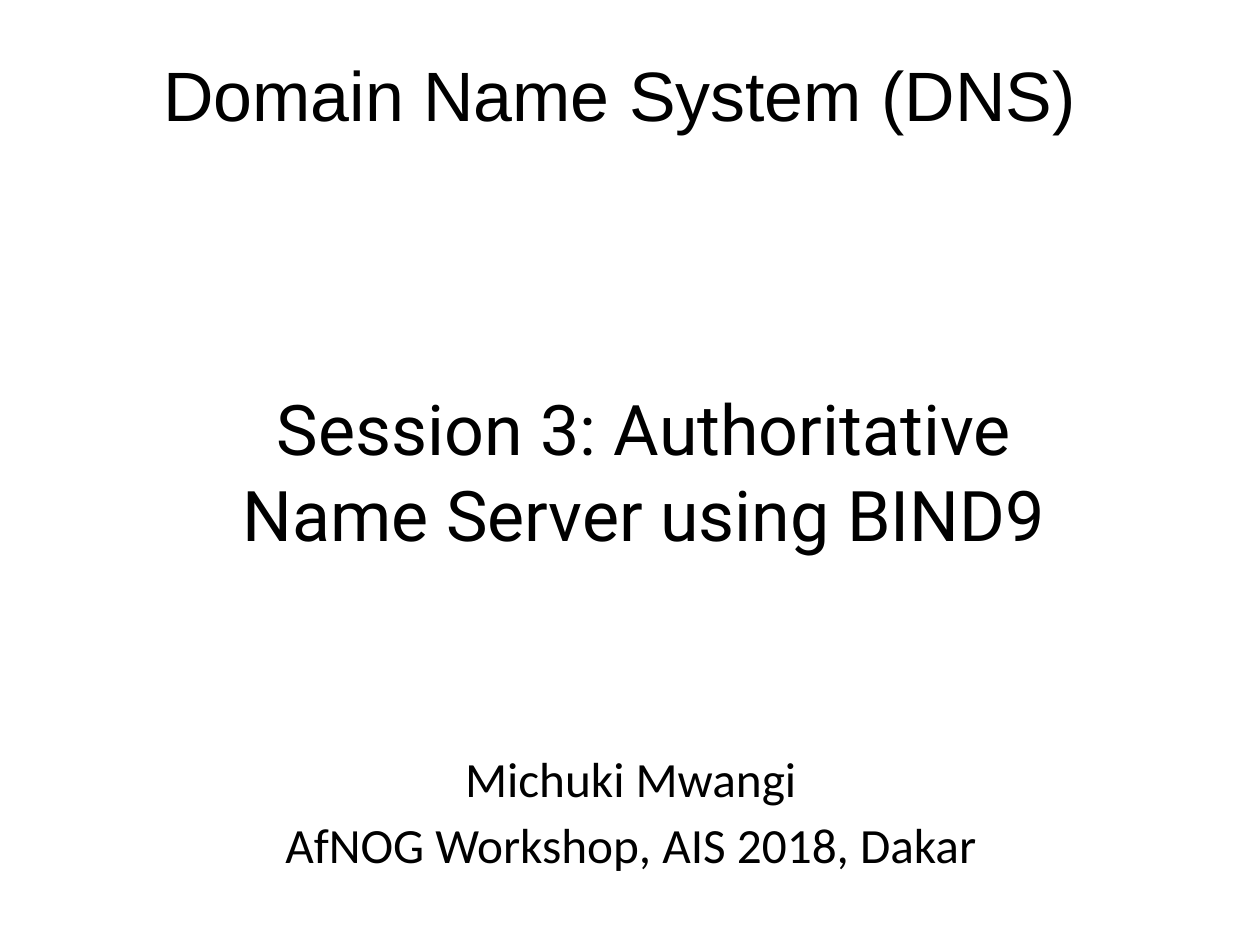
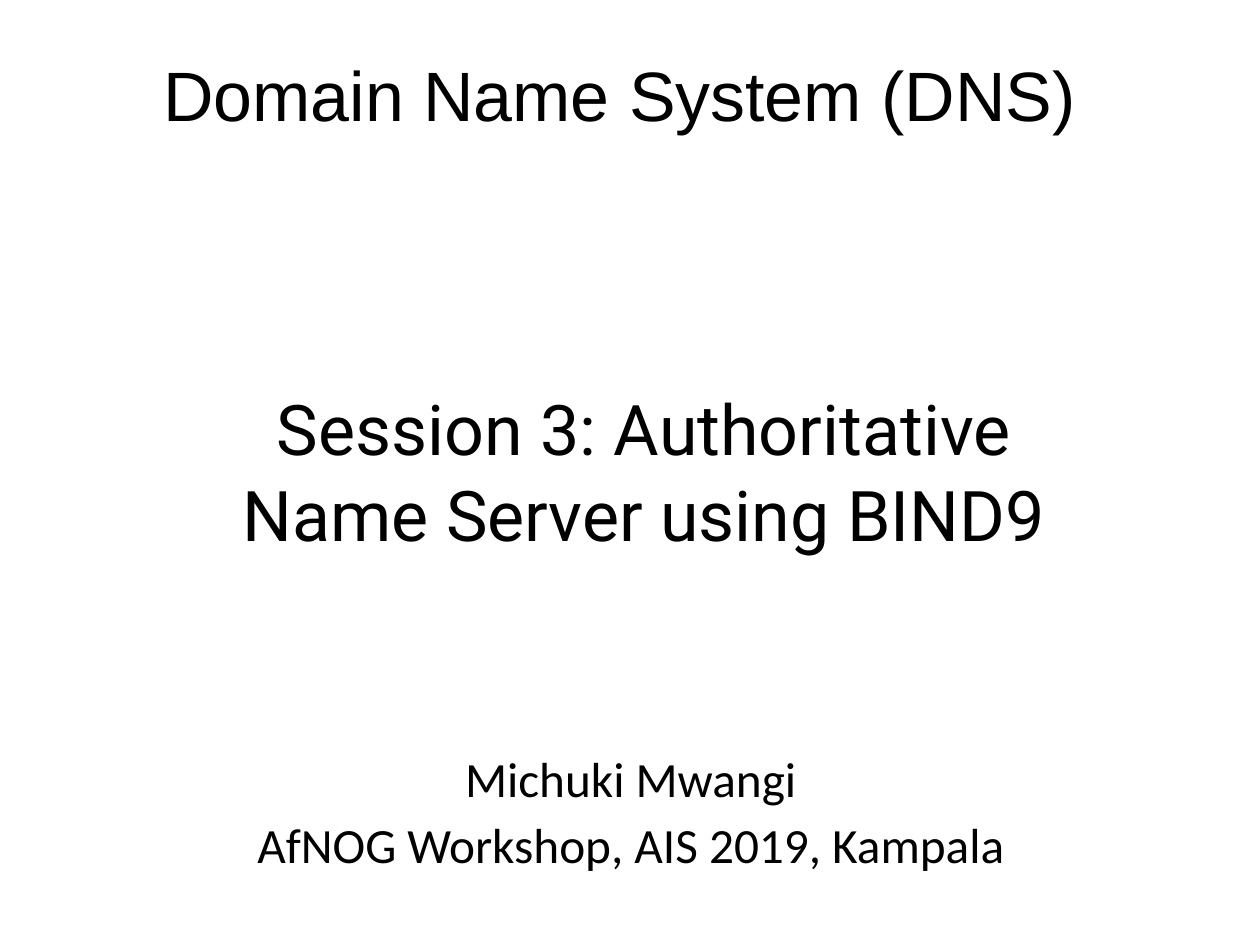
Before and after one commit to afnog/sse, a slide deck: slide 1 of dns/dns3-presentation.pptx. Drawn at 1260x945 pixels with LibreOffice and Linux fonts; fonts in the diff are those of the drawing; background and template pictures are left out. Boxes give left, top, right and bottom in pixels: in the first picture for what was removed or moved away, otherwise in the second. Text is boxed around its words. In the diff, an @@ line names an element or a change of style, - is before the commit and + after.

```diff
--- a/dns/dns3-presentation.pptx
+++ b/dns/dns3-presentation.pptx
@@ text at (257, 828, 1004, 871): text changed @@
-AfNOG Workshop, AIS 2018, Dakar
+AfNOG Workshop, AIS 2019, Kampala
```
Also in this commit, not shown: 7 other files.
